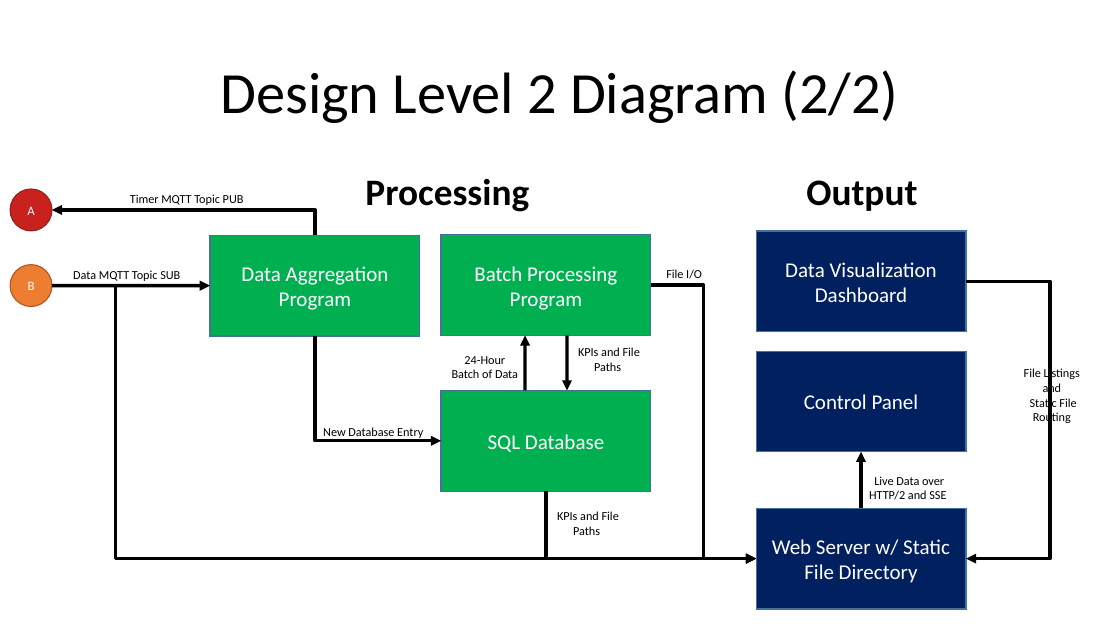
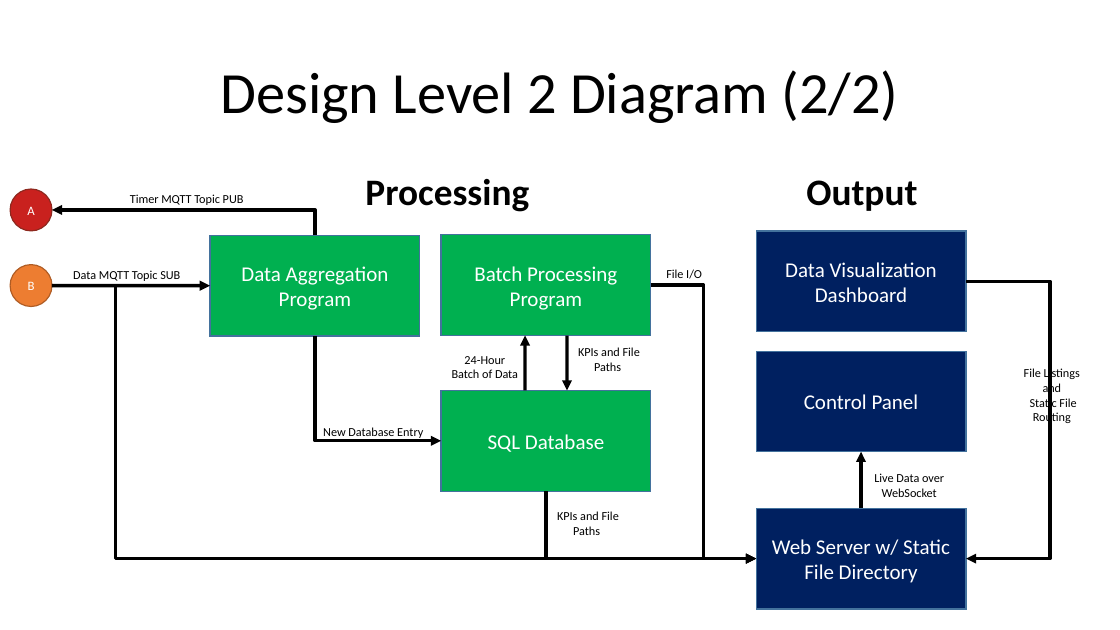
Before and after one commit to stray-gr/senior-design, a slide deck: slide 4 of Design_Diagrams/Source/Design_Diagram.odp. Drawn at 1120x630 pixels with LibreOffice and Linux fonts; fonts in the diff are those of the drawing. Boxes give left, top, right and bottom in pixels: in the first picture for what was removed or moved away, otherwise in the second. Text is boxed around its words. In the diff, an @@ line names an element or a change of style, - is before the commit and + after.

```diff
--- a/Design_Diagrams/Source/Design_Diagram.odp
+++ b/Design_Diagrams/Source/Design_Diagram.odp
@@ text at <box>874,473,944,497</box>: text changed @@
-Live Data over HTTP/2 and SSE
+Live Data over WebSocket
```
Also in this commit, not shown: 2 other slides changed, 17 other files.
